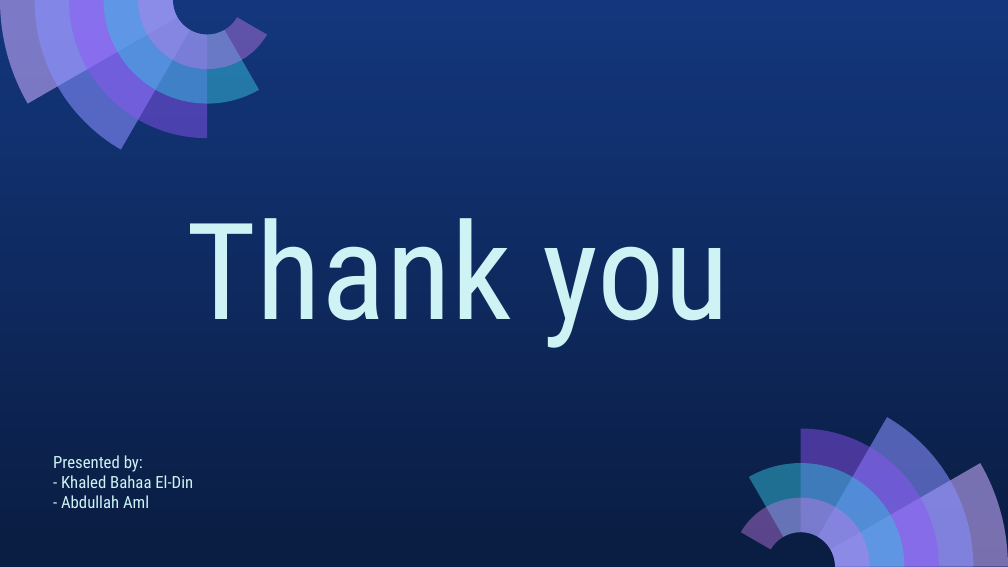
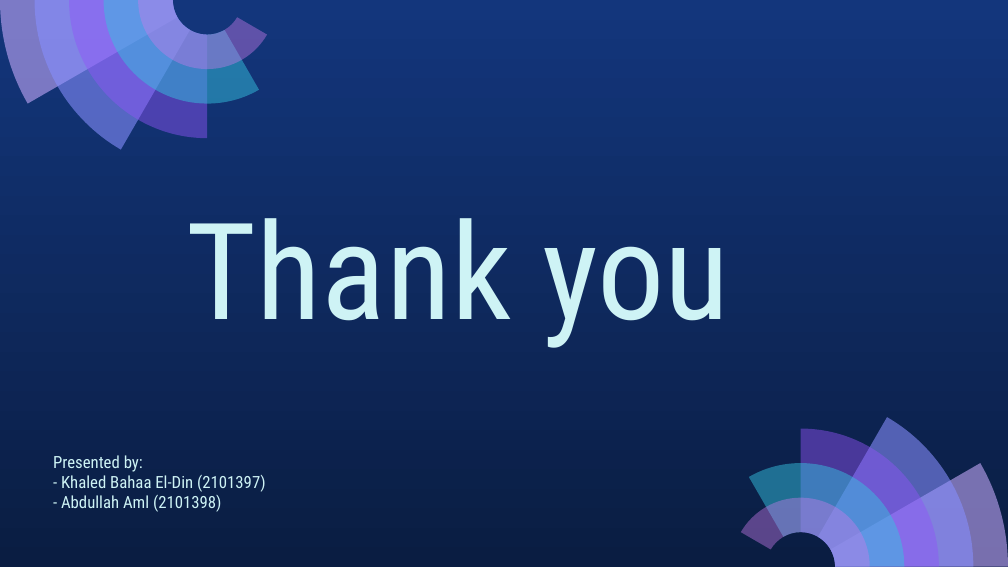
Before and after one commit to Abdullahaml1/cse608-assignments, a slide deck: slide 27 of Assignment_2/Assignment_2_presentation.pptx. Drawn at 1008x567 pixels with LibreOffice and Linux fonts; fonts in the diff are those of the drawing. Boxes give left, top, right and bottom in pixels: in the first picture for what was removed or moved away, otherwise in the second. Text is boxed around its words. In the diff, an @@ line names an element or a change of style, - is before the commit and + after.

Commit message:
added IDS

```diff
--- a/Assignment_2/Assignment_2_presentation.pptx
+++ b/Assignment_2/Assignment_2_presentation.pptx
@@ text at bbox=[61, 475, 266, 512]: text changed @@
-- Khaled Bahaa El-Din
-- Abdullah Aml
+- Khaled Bahaa El-Din (2101397)
+- Abdullah Aml (2101398)
```
Also in this commit, not shown: 1 other slide changed.
